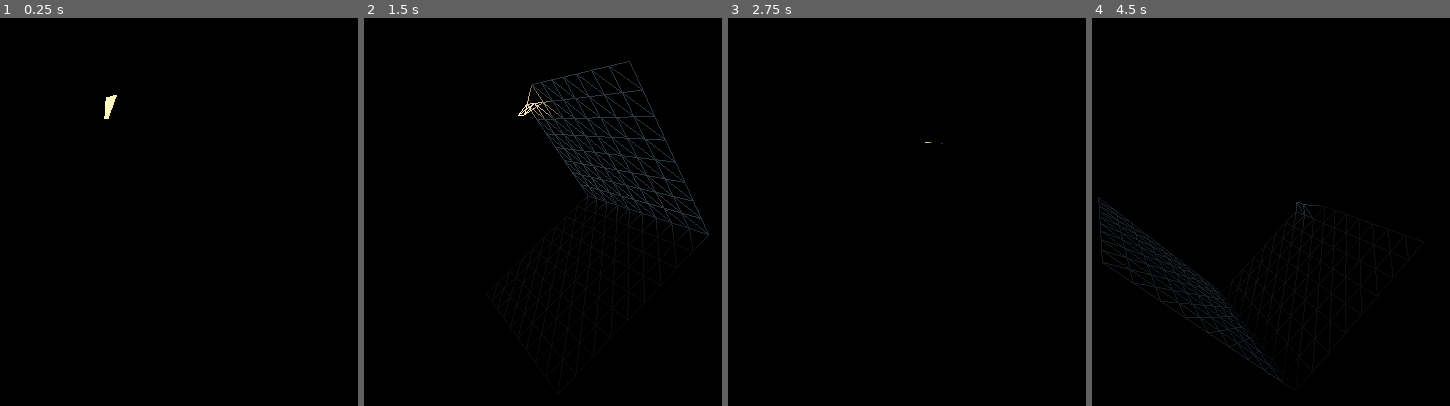
Above: before the commit, frames 1-4 (left to right).
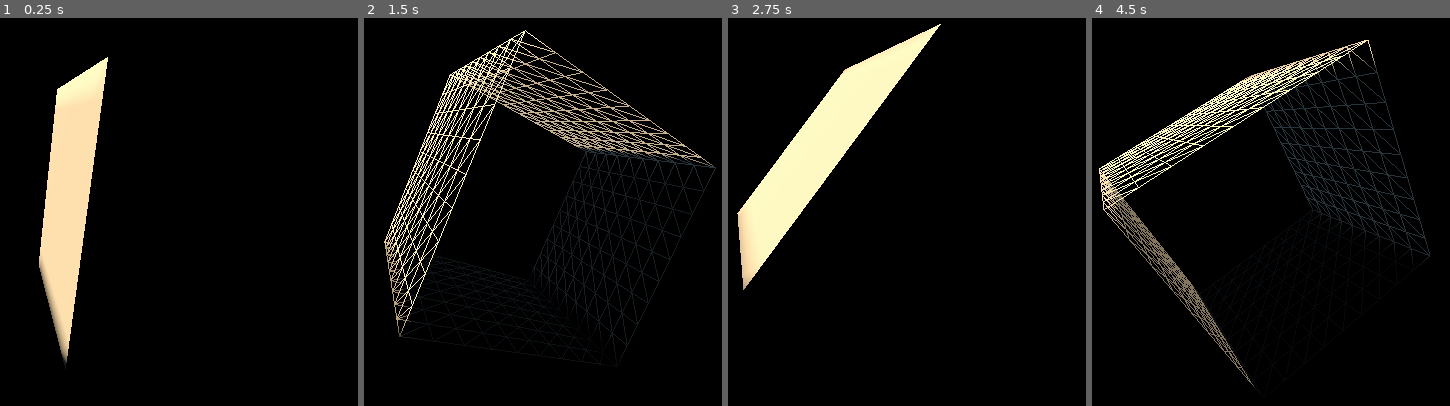
Above: after the commit, the same moments.

Repository: jinjagit/single_mesh_cube-sphere
Game: Godot game, scene res://Main.tscn
The game is run twice, just before and just after one commit, with the same random seed, the same clock (stepped at 60 frames per second) and the same inputs.
Inputs:
- Up to frame 1 (0.25 s): no input
- Up to frame 2 (1.5 s): tap Enter at 0.5 s; hold P 0.53-1.28 s; tap P at 1.35 s
- Up to frame 3 (2.75 s): hold P from 2.03 s (still down)
- Up to frame 4 (4.5 s): release P at 2.78 s; tap P at 2.85, 4.35 s; hold P 3.53-4.28 s

The runs differ from the first frame. In frame 1, 7.8% of the frame differs, in the area x 10-33%, y 10-91%; in frame 2, 11%, in the area x 5-99%, y 3-87%; in frame 3, 9.3%; in frame 4, 9.3%.

Commit message:
4 faces in one continuous mesh

Diff:
--- a/PlanetMesh.gd
+++ b/PlanetMesh.gd
@@ -25,16 +25,16 @@
 
 	var resolution := 10
 	#var num_vertices : int = resolution * (resolution - 1) #+ (resolution * (resolution - 1))
-	var num_vertices : int = resolution * (resolution - 1) * 2
+	var num_vertices : int = resolution * (resolution - 1) * 4
 	#var num_vertices : int = (resolution * (resolution - 1) * 4) + ((resolution - 2) *  (resolution - 2) * 2)
 
-	var num_indices : int = ((resolution - 1) * (resolution - 1) * 6) + ((resolution - 1) * (resolution - 2) * 6)
+	var num_indices : int = ((resolution - 1) * (resolution - 1) * 24) # + ((resolution - 1) * (resolution - 2) * 6)
 	#var num_indices : int = (resolution - 1) * (resolution -2) * 12
 	#var num_indices : int = (resolution - 1) * (resolution -1) * 36
 
 
 	# up, front, down, back, left, right
-	var faceNormals := [Vector3(0, 1, 0), Vector3(0, 0, -1), Vector3(0, -1, 0), Vector3(0, 0, -1), Vector3(-1, 0, 0), Vector3(1, 0, 0)]
+	var faceNormals := [Vector3(0, 1, 0), Vector3(0, 0, -1), Vector3(0, -1, 0), Vector3(0, 0, 1), Vector3(-1, 0, 0), Vector3(1, 0, 0)]
 
 	vertex_array.resize(num_vertices)
 	uv_array.resize(num_vertices)
@@ -56,11 +56,7 @@
 			vertex_array[i] = pointOnUnitCube
 			#vertex_array[i] = _optimized_unit_sphere_point(pointOnUnitCube)
 
-			# set the sets of 3 vertices for each triangle
-			# But isn't this working on an intial single row of vertices?
-			# Yes, but that doesn't matter for a single face, as it's simply setting the indices of vertices for triangles,
-			# Including those not made yet.
-			# Then this is skipped for last iteration of x and last iteration of y
+			# Set the triangle vertex indices for triangles between new rows of vertices
 			if x != resolution - 1 and y != resolution - 2:
 				index_array[tri_index + 2] = i
 				index_array[tri_index + 1] = i + resolution + 1
@@ -86,10 +82,7 @@
 			vertex_array[i] = rotatedPoint
 			#vertex_array[i] = _optimized_unit_sphere_point(rotatedPoint)
 
-			if y == resolution - 2 and x > (resolution - 3):
-				vertex_array[i] = rotatedPoint * 0.75
-
-			# Add row of triangles between end of last plane and start of this one
+			# Add row of triangles between end of last face and start of this one
 			if y == 0 and x != resolution - 1:
 				index_array[tri_index + 2] = i - resolution
 				index_array[tri_index + 1] = i + 1
@@ -100,21 +93,101 @@
 				index_array[tri_index + 3] = i + 1
 				tri_index += 6
 
-			# set the sets of 3 vertices for each triangle
-			# But isn't this working on an intial single row of vertices?
-			# Yes, but that doesn't matter for a single face, as it's simply setting the indices of vertices for triangles,
-			# Including those not made yet.
-			# Then this is skipped for last iteration of x and last iteration of y
-			if x != resolution - 1 and y != resolution - 2:
-				index_array[tri_index + 2] = i
-				index_array[tri_index + 1] = i + resolution + 1
-				index_array[tri_index] = i + resolution
-
-				index_array[tri_index + 5] = i
-				index_array[tri_index + 4] = i + 1
-				index_array[tri_index + 3] = i + resolution + 1
-				tri_index += 6
-
+			# Set the triangle vertex indices for triangles between new rows of vertices
+			if x != resolution - 1 and y != resolution - 2:
+				index_array[tri_index + 2] = i
+				index_array[tri_index + 1] = i + resolution + 1
+				index_array[tri_index] = i + resolution
+
+				index_array[tri_index + 5] = i
+				index_array[tri_index + 4] = i + 1
+				index_array[tri_index + 3] = i + resolution + 1
+				tri_index += 6
+
+	normal = faceNormals[2]
+	axisA = Vector3(normal.y, normal.z, normal.x)
+	axisB = normal.cross(axisA)
+	for y in range(resolution - 1):
+		for x in range(resolution):
+			var i : int = x + y * resolution + (resolution * (resolution - 1) * 2)
+			var percent := Vector2(x, y) / (resolution - 1)
+			var pointOnUnitCube : Vector3 = normal + (percent.x - 0.5) * 2.0 * axisA + (percent.y - 0.5) * 2.0 * axisB
+
+			# rotate 180 degrees
+			var rotatedPoint = Vector3(pointOnUnitCube.x * -1, pointOnUnitCube.y, pointOnUnitCube.z * -1)
+
+			vertex_array[i] = rotatedPoint
+			#vertex_array[i] = _optimized_unit_sphere_point(rotatedPoint)
+
+			# Add row of triangles between end of last face and start of this one
+			if y == 0 and x != resolution - 1:
+				index_array[tri_index + 2] = i - resolution
+				index_array[tri_index + 1] = i + 1
+				index_array[tri_index] = i
+
+				index_array[tri_index + 5] = i - resolution
+				index_array[tri_index + 4] = i - resolution + 1
+				index_array[tri_index + 3] = i + 1
+				tri_index += 6
+
+			# Set the triangle vertex indices for triangles between new rows of vertices
+			if x != resolution - 1 and y != resolution - 2:
+				index_array[tri_index + 2] = i
+				index_array[tri_index + 1] = i + resolution + 1
+				index_array[tri_index] = i + resolution
+
+				index_array[tri_index + 5] = i
+				index_array[tri_index + 4] = i + 1
+				index_array[tri_index + 3] = i + resolution + 1
+				tri_index += 6
+
+	normal = faceNormals[3]
+	axisA = Vector3(normal.y, normal.z, normal.x)
+	axisB = normal.cross(axisA)
+	for y in range(resolution - 1):
+		for x in range(resolution):
+			var i : int = x + y * resolution + (resolution * (resolution - 1) * 3)
+			var percent := Vector2(x, y) / (resolution - 1)
+			var pointOnUnitCube : Vector3 = normal + (percent.x - 0.5) * 2.0 * axisA + (percent.y - 0.5) * 2.0 * axisB
+
+			# rotate anticlockwise 90 degrees
+			var rotatedPoint = Vector3(pointOnUnitCube.y, pointOnUnitCube.x * -1, pointOnUnitCube.z)
+
+			vertex_array[i] = rotatedPoint
+			#vertex_array[i] = _optimized_unit_sphere_point(rotatedPoint)
+
+			# Add row of triangles between end of last face and start of this one
+			if y == 0 and x != resolution - 1:
+				index_array[tri_index + 2] = i - resolution
+				index_array[tri_index + 1] = i + 1
+				index_array[tri_index] = i
+
+				index_array[tri_index + 5] = i - resolution
+				index_array[tri_index + 4] = i - resolution + 1
+				index_array[tri_index + 3] = i + 1
+				tri_index += 6
+
+			# Set the triangle vertex indices for triangles between new rows of vertices
+			if x != resolution - 1 and y != resolution - 2:
+				index_array[tri_index + 2] = i
+				index_array[tri_index + 1] = i + resolution + 1
+				index_array[tri_index] = i + resolution
+
+				index_array[tri_index + 5] = i
+				index_array[tri_index + 4] = i + 1
+				index_array[tri_index + 3] = i + resolution + 1
+				tri_index += 6
+
+			# Set the triangle vertex indices for final row of triangles between 3rd & 4th faces
+			if y == resolution - 2 and x != resolution - 1:
+				index_array[tri_index + 2] = i
+				index_array[tri_index + 1] = x + 1
+				index_array[tri_index] = x
+
+				index_array[tri_index + 5] = i
+				index_array[tri_index + 4] = i + 1
+				index_array[tri_index + 3] = x + 1
+				tri_index += 6
 
 	# Calculate normal for each triangle
 	for a in range(0, index_array.size(), 3):
@@ -140,6 +213,7 @@
 	arrays[Mesh.ARRAY_INDEX] = index_array
 
 	print("n vertices {v}".format({"v":vertex_array.size()}))
+	print("n trianges {i}".format({"i":index_array.size() / 3.0}))
 
 	call_deferred("_update_mesh", arrays)#
 
@@ -150,4 +224,21 @@
 
 # Called every frame. 'delta' is the elapsed time since the previous frame.
 func _process(delta):
-	rotate_object_local(Vector3(1, 0, 0), delta/2)
+	rotate_object_local(Vector3(1, 0, 0), delta/5)
+
+
+# Notes on faces (r^2 == resolution * resolution):
+#
+# Top y+
+# Edge A1: (0, resolution - 1, 1) = (min, max, step)
+# Edge A2: (0, resolution * (resolution - 1), resolution)
+# Edge A3: (resolution - 1, r^2 - 1, resolution)
+# Edge A4:
+#
+# Back z-
+# Edge B1 = A4
+# Edge B2: (r^2, r^2 + (resolution * (resolution - 1)), resolution)
+# Edge B3: (r^2 + resolution - 1, 2r^2 - 1, resolution)
+# Edge B4: (r^2 + (resolution * (resolution - 1)), 2r^2 - 1, resolution)
+#
+# Bottom y-
